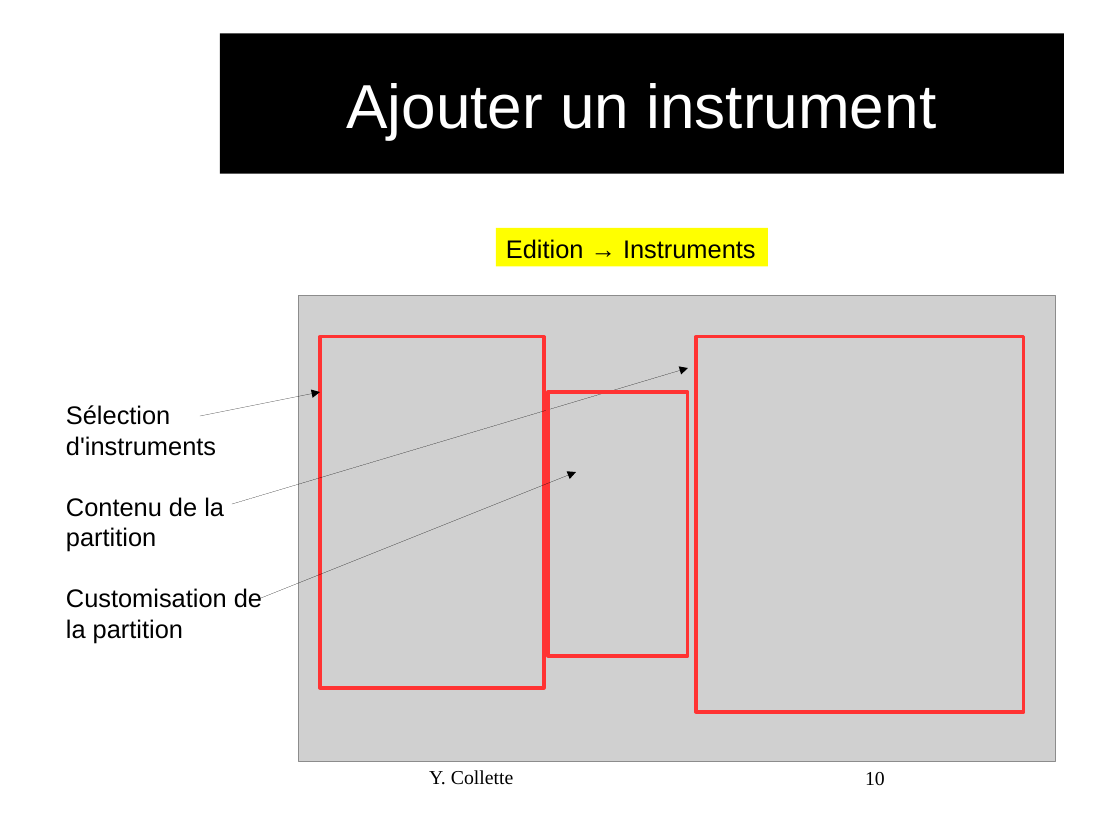
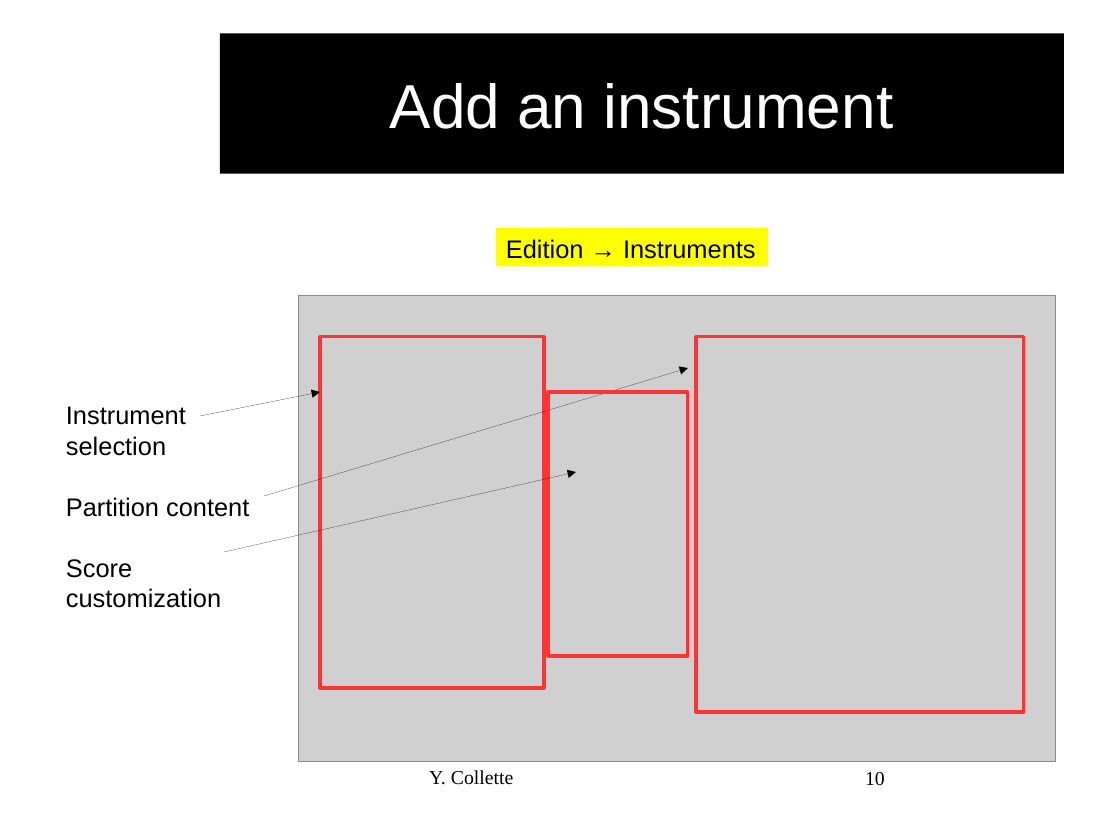
Before and after one commit to audinux/audinux.github.io, a slide deck: slide 10 of workshop/audio/MuseScore.odp. Drawn at 1120x840 pixels with LibreOffice and Linux fonts; fonts in the diff are those of the drawing; grey boxes stand for pictures; background and template pictures are left out. Boxes give left, top, right and bottom in pixels: in the first picture for what was removed or moved away, otherwise in the second. Text is boxed around its words. In the diff, an @@ line names an element or a change of style, - is before the commit and + after.

```diff
--- a/workshop/audio/MuseScore.odp
+++ b/workshop/audio/MuseScore.odp
@@ title at bbox=[390, 83, 894, 129]: text changed @@
-Ajouter un instrument
+Add an instrument
@@ arrow moved from (232, 504) - (688, 368) to (264, 496) - (688, 368) @@
@@ text at bbox=[66, 406, 249, 608]: text changed @@
-Sélection d'instruments
-Contenu de la partition
-Customisation de la partition
+Instrument selection
+Partition content
+Score customization
@@ arrow moved from (256, 601) - (576, 473) to (224, 552) - (576, 473) @@
```
Also in this commit, not shown: 16 other slides changed, 4 slides added, 4 slides removed, 6 other files.
